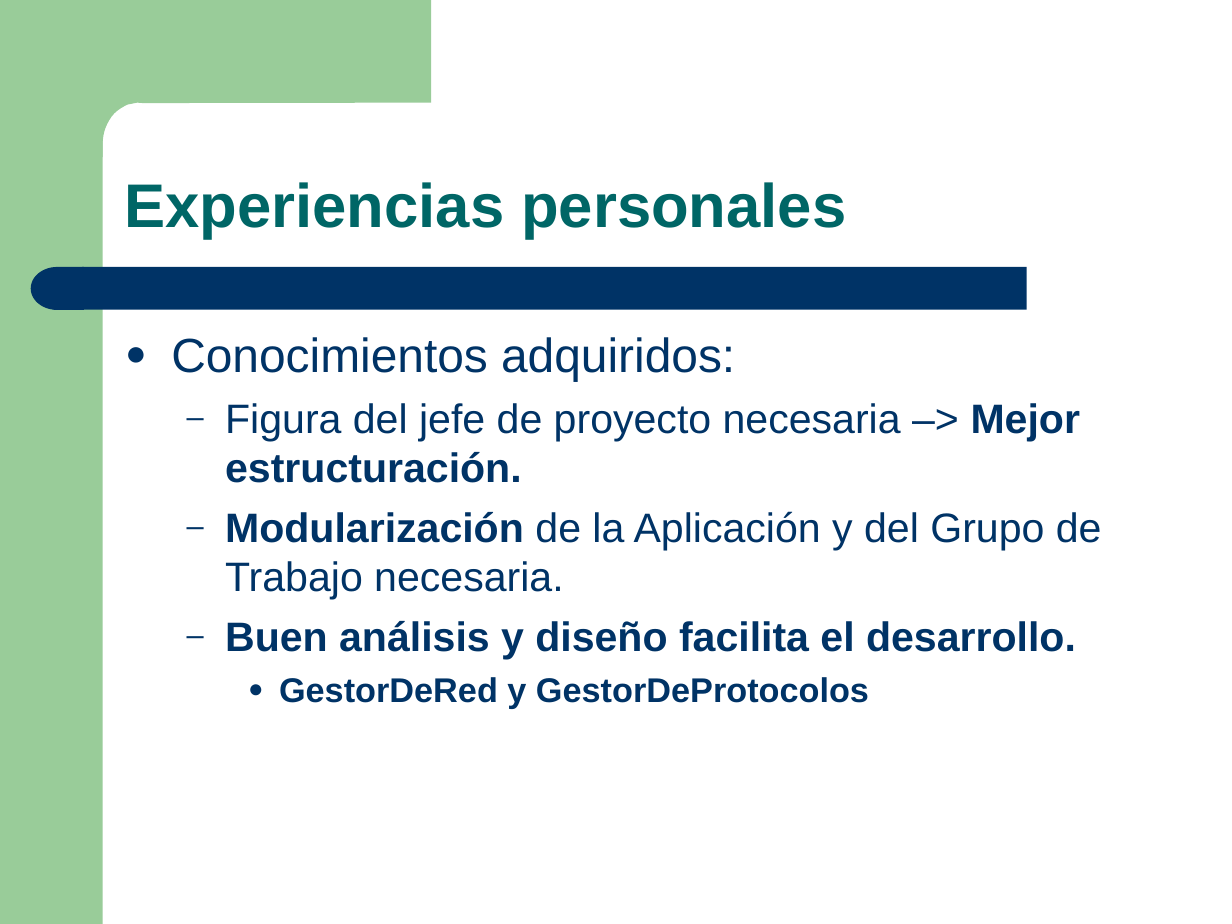
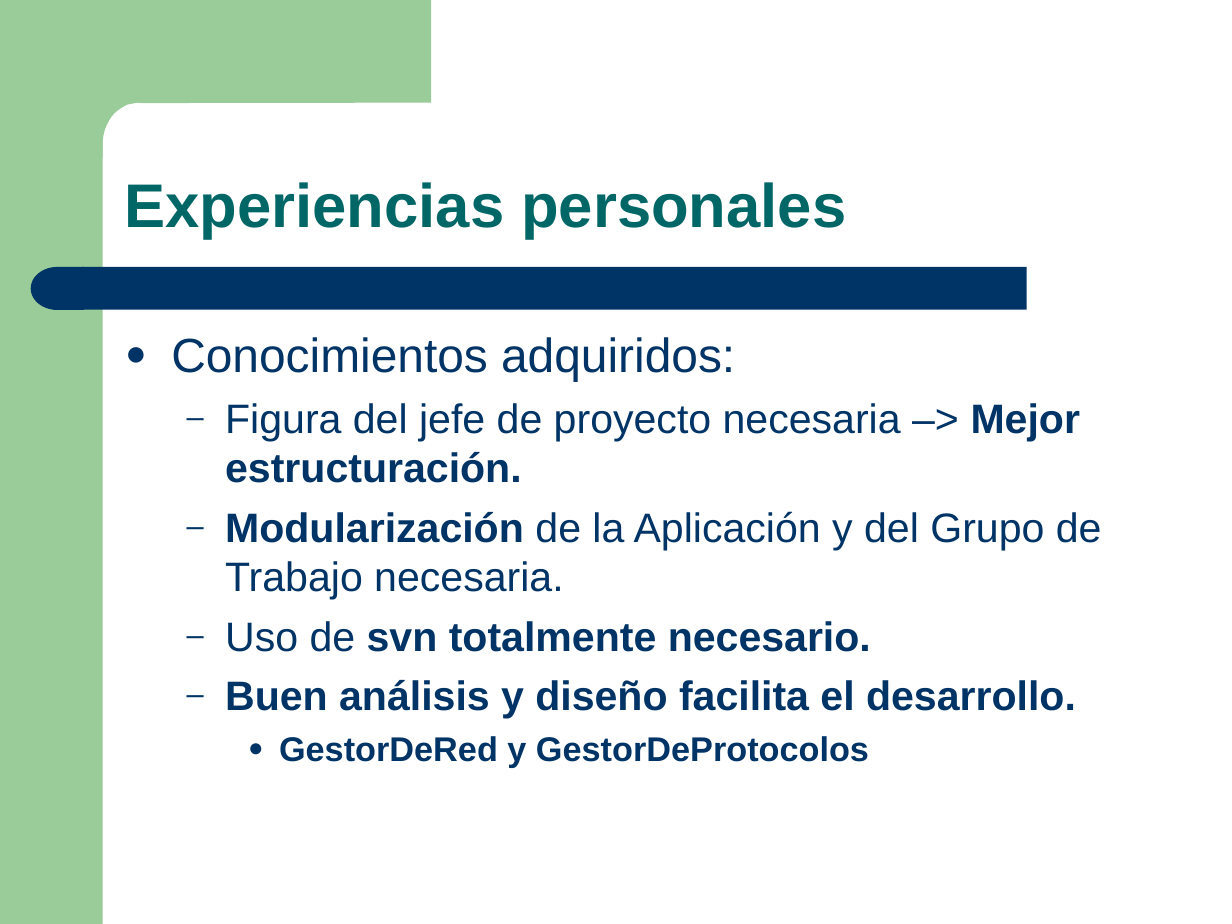
Before and after one commit to salcedonia/egorilla-software-engineering-2008-2009, a slide deck: slide 11 of doc/presentaciones/Presentacion_01-04-2009.ppt (slide 8 before the commit). Drawn at 1232x924 pixels with LibreOffice and Linux fonts; fonts in the diff are those of the drawing. Boxes give left, top, right and bottom in pixels: in the first picture for what was removed or moved away, otherwise in the second. Text is boxed around its words. In the diff, an @@ line names an element or a change of style, - is before the commit and + after.

```diff
--- a/doc/presentaciones/Presentacion_01-04-2009.ppt
+++ b/doc/presentaciones/Presentacion_01-04-2009.ppt
@@ text at bbox=[225, 621, 871, 652]: paragraph added @@
+  – Uso de svn totalmente necesario.
```
Also in this commit, not shown: 2 other slides changed, 4 slides added, 1 slide removed.
